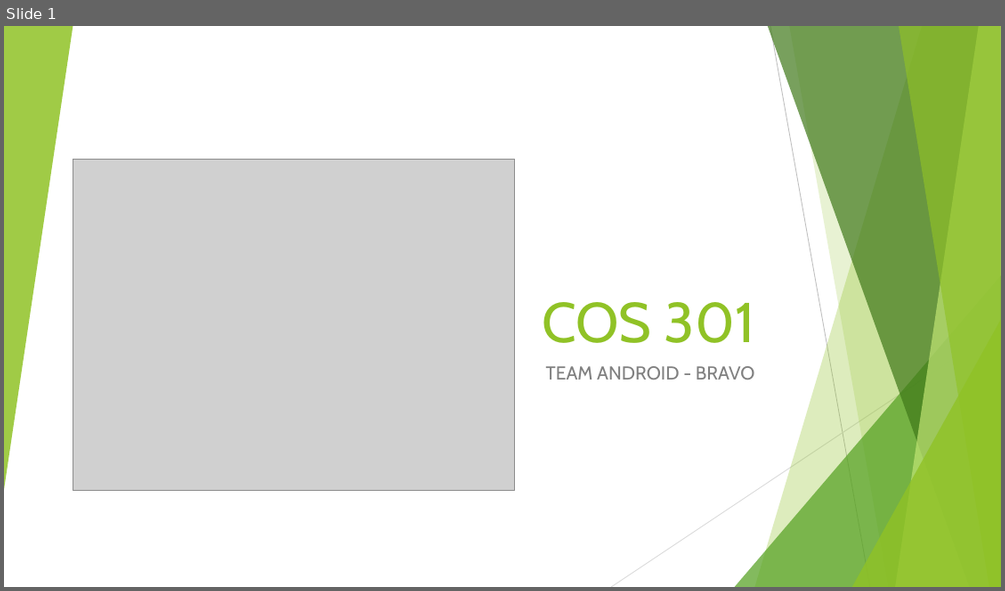
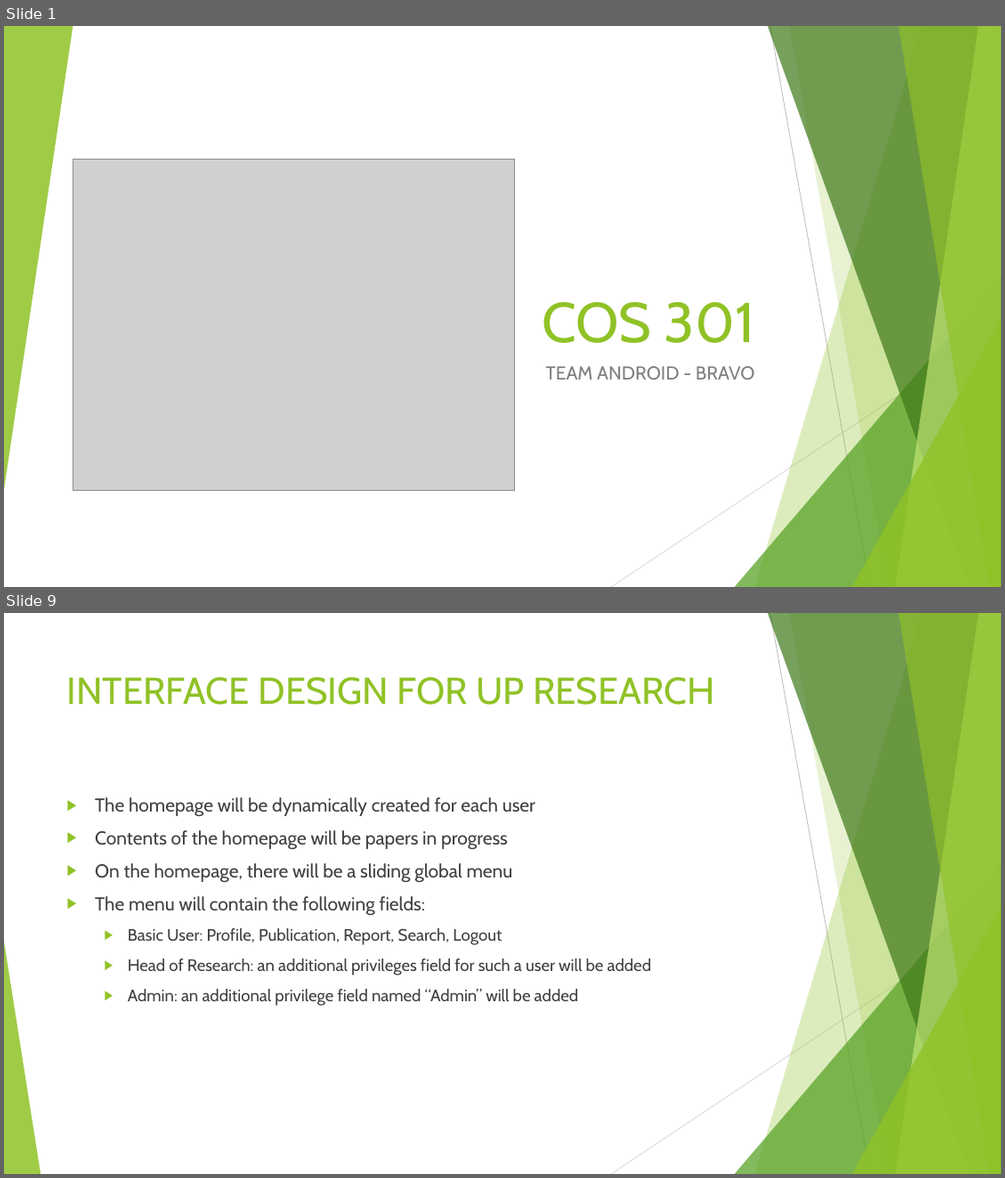
Before and after one commit to u14077893/Bravo, a slide deck: Android Interface/Presentation/COS 301 Presentation.pptx. Shown one above the other, each under a label of ours: slide 1 before the commit, slides 1 and 9 after it; the slides between them are not shown. The pictures are 1005x591 and 1005x1178 pixels, drawn with LibreOffice and Linux fonts; fonts in the diff are those of the drawing; grey boxes stand for pictures. Boxes give left, top, right and bottom in pixels: in the first picture for what was removed or moved away, otherwise in the second. Text is boxed around its words. In the diff, an @@ line names an element or a change of style, - is before the commit and + after.

```diff
--- a/Android Interface/Presentation/COS 301 Presentation.pptx
+++ b/Android Interface/Presentation/COS 301 Presentation.pptx
@@ slide 9 added at (4,613,1001,1174), background #FFFFFF; not listed: 9 template elements that a slide beside it also shows @@
@@ title added at (67,677,715,705), 36 pt, text #90C226 @@
+INTERFACE DESIGN FOR UP RESEARCH
@@ text added at (95,797,651,1005), 16 pt, text #404040 @@
+▶ The homepage will be dynamically created for each user
+▶ Contents of the homepage will be papers in progress
+▶ On the homepage, there will be a sliding global menu
+▶ The menu will contain the following fields:
+  ▶ Basic User: Profile, Publication, Report, Search, Logout
+  ▶ Head of Research: an additional privileges field for such a user will be added
+  ▶ Admin: an additional privilege field named “Admin” will be added
@@ triangle added at (4,941,40,1174), fill #90C226 at 85% opacity @@
```
Also in this commit, not shown: 16 other slides added.
